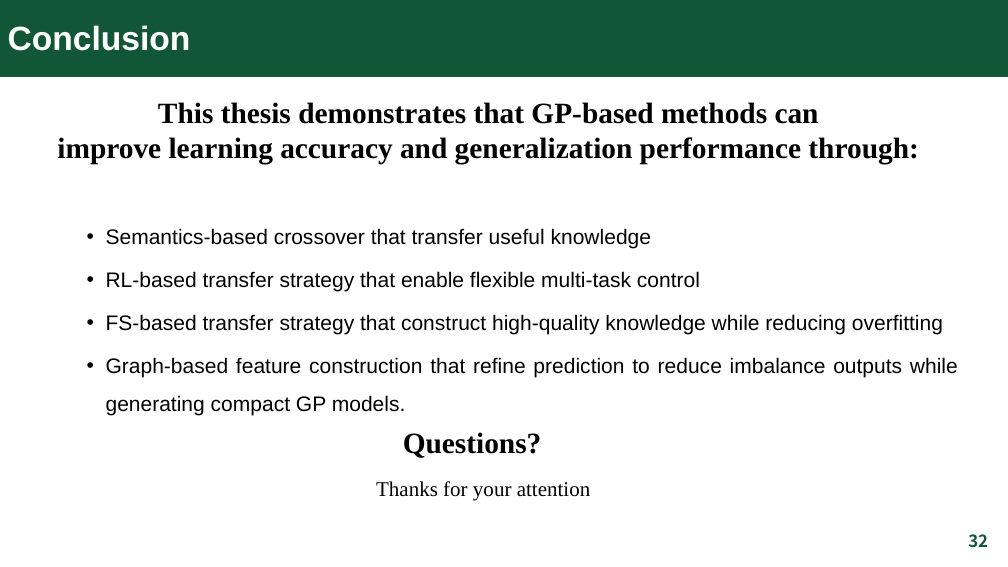
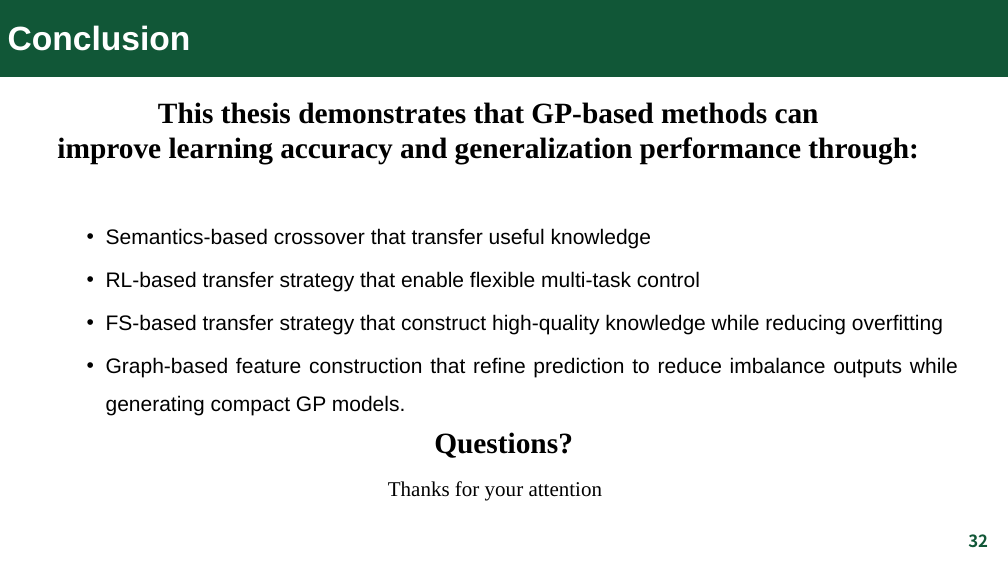
Before and after one commit to yuriwong33/Phd_Thesis_Slides, a slide deck: slide 32 of PhD_thesis.pptx. Drawn at 1008x567 pixels with LibreOffice and Linux fonts; fonts in the diff are those of the drawing; background and template pictures are left out. Boxes give left, top, right and bottom in pixels: in the first picture for what was removed or moved away, otherwise in the second. Text is boxed around its words. In the diff, an @@ line names an element or a change of style, - is before the commit and + after.

```diff
--- a/PhD_thesis.pptx
+++ b/PhD_thesis.pptx
@@ text "Questions?" moved from (x1=403, y1=432, x2=542, y2=458) to (x1=434, y1=432, x2=573, y2=458) @@
@@ text "Thanks for your attention" moved from (x1=376, y1=481, x2=591, y2=501) to (x1=388, y1=481, x2=603, y2=501) @@
```
